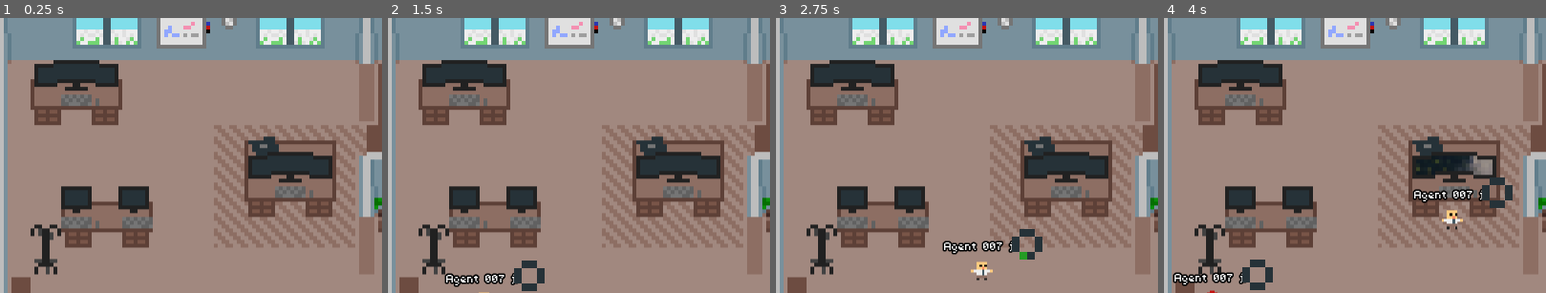
Above: before the commit, frames 1-4 (left to right).
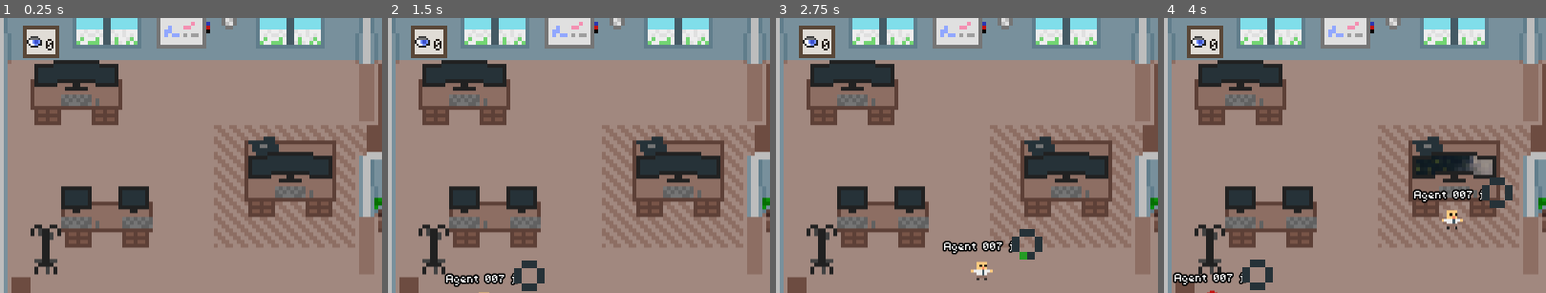
Above: after the commit, the same moments.

Repository: einord/agent-office
Game: Godot game, scene res://scenes/main.tscn
The game is run twice, just before and just after one commit, with the same random seed, the same clock (stepped at 60 frames per second) and the same inputs.
Inputs (mouse positions are % of the whole screen's width and height, from its top left):
- Up to frame 1 (0.25 s): no input
- Up to frame 2 (1.5 s): tap Enter at 0.5 s; move the mouse to (93, 7) at 0.52 s; hold W 0.53-1.28 s; tap J at 0.6 s; click (93, 7) at 0.67 s; move the mouse to (30, 55) at 1.27 s; tap 1 at 1.35 s; click (30, 55) at 1.42 s
- Up to frame 3 (2.75 s): move the mouse to (60, 28) at 2.02 s; hold W from 2.03 s (still down); tap 2 at 2.1 s; click (60, 28) at 2.17 s
- Up to frame 4 (4 s): move the mouse to (45, 70) at 2.77 s; tap Q at 2.85 s; click (45, 70) at 2.92 s; move the mouse to (80, 65) at 3.52 s; release W at 3.53 s; tap J at 3.6 s; click (80, 65) at 3.67 s
The pictures show only the part of the screen within x 0-50%, y 3-53%; the shares and areas given below are measured in that part.

The runs differ from the first frame. In frame 1, 1.1% of the frame differs, in the area x 6-16%, y 2-15%; in frame 2, 1.1%; in frame 3, 1.1%; in frame 4, 1.1%.

Commit message:
feat: add viewer count functionality and UI overlay

Diff:
--- a/gui/agent-office/scenes/game.gd
+++ b/gui/agent-office/scenes/game.gd
@@ -12,6 +12,8 @@
 
 ## Reference to the user stats overlay (set via set_user_stats_overlay)
 var _user_stats_overlay: Node = null
+## Reference to the viewer count overlay (set via set_viewer_count_overlay)
+var _viewer_count_overlay: Node = null
 
 # WebSocket client for backend communication
 var _socket: WebSocketPeer = WebSocketPeer.new()
@@ -254,10 +256,19 @@
 func _handle_user_stats(payload: Dictionary) -> void:
 	if _user_stats_overlay != null and is_instance_valid(_user_stats_overlay):
 		_user_stats_overlay.update_stats(payload)
+	# Update viewer count from totals
+	var totals = payload.get("totals", {})
+	var viewer_count = totals.get("viewerCount", 0)
+	if _viewer_count_overlay != null and is_instance_valid(_viewer_count_overlay):
+		_viewer_count_overlay.update_viewer_count(viewer_count)
 
 ## Sets the reference to the user stats overlay node.
 func set_user_stats_overlay(overlay: Node) -> void:
 	_user_stats_overlay = overlay
+
+## Sets the reference to the viewer count overlay node.
+func set_viewer_count_overlay(overlay: Node) -> void:
+	_viewer_count_overlay = overlay
 
 ## Sends an acknowledgment message to the backend.
 func _send_ack(command: String, agent_id: String, success: bool) -> void:
--- a/gui/agent-office/scenes/main.gd
+++ b/gui/agent-office/scenes/main.gd
@@ -4,9 +4,10 @@
 
 @onready var _game: Node2D = $AspectRatioContainer/SubViewportContainer/SubViewport/Game
 @onready var _user_stats_overlay: PanelContainer = $UILayer/UserStatsOverlay
+@onready var _viewer_count: PanelContainer = $UILayer/ViewerCount
 
 func _ready() -> void:
-	# Connect the user stats overlay to the game
+	# Connect overlays to the game
 	if _game != null and _user_stats_overlay != null:
 		_game.set_user_stats_overlay(_user_stats_overlay)
 	else:
@@ -14,3 +15,6 @@
 			push_error("Main: Could not find Game node")
 		if _user_stats_overlay == null:
 			push_error("Main: Could not find UserStatsOverlay node")
+
+	if _game != null and _viewer_count != null:
+		_game.set_viewer_count_overlay(_viewer_count)
--- a/gui/agent-office/scenes/main.tscn
+++ b/gui/agent-office/scenes/main.tscn
@@ -3,6 +3,7 @@
 [ext_resource type="PackedScene" uid="uid://b88kgwuugd6if" path="res://scenes/game.tscn" id="1_game"]
 [ext_resource type="PackedScene" uid="uid://cuser_stats_overlay" path="res://scenes/user_stats_overlay.tscn" id="2_overlay"]
 [ext_resource type="Script" path="res://scenes/main.gd" id="3_main"]
+[ext_resource type="PackedScene" uid="uid://dvc_scene_001" path="res://scenes/viewer_count.tscn" id="4_viewer"]
 
 [node name="Main" type="Control" unique_id=52458885]
 layout_mode = 3
@@ -46,5 +47,8 @@
 grow_vertical = 2
 mouse_filter = 2
 
+[node name="ViewerCount" parent="UILayer" instance=ExtResource("4_viewer")]
+layout_mode = 1
+
 [node name="UserStatsOverlay" parent="UILayer" instance=ExtResource("2_overlay")]
 layout_mode = 1
--- /dev/null
+++ b/gui/agent-office/scenes/viewer_count.gd
@@ -0,0 +1,51 @@
+extends PanelContainer
+
+## Displays the number of connected Godot viewers with an eye icon.
+
+@onready var _label: Label = $MarginContainer/HBox/Label
+@onready var _eye_icon: TextureRect = $MarginContainer/HBox/EyeIcon
+
+const BASE_WINDOW_WIDTH := 1200.0
+const TEXT_COLOR := Color(0.15, 0.12, 0.1, 1.0)
+
+var _font: Font
+var _viewer_count: int = 0
+
+func _ready() -> void:
+	_font = load("res://assets/fonts/Axolotl.ttf")
+	get_tree().root.size_changed.connect(_on_window_resized)
+	_on_window_resized()
+	_update_display()
+
+func _on_window_resized() -> void:
+	if _label == null or _font == null:
+		return
+	var scale_factor = get_viewport().get_visible_rect().size.x / BASE_WINDOW_WIDTH
+	var font_size = _get_font_size_for_scale(scale_factor)
+	var settings = LabelSettings.new()
+	settings.font = _font
+	settings.font_size = font_size
+	settings.font_color = TEXT_COLOR
+	_label.label_settings = settings
+	# Scale eye icon to match text height
+	if _eye_icon:
+		_eye_icon.custom_minimum_size = Vector2(font_size / 2.0, font_size / 2.0)
+
+func _get_font_size_for_scale(scale: float) -> int:
+	if scale < 0.6:
+		return 16
+	if scale < 1.3:
+		return 32
+	return 64
+
+## <summary>
+## Updates the viewer count from user_stats totals data.
+## </summary>
+func update_viewer_count(count: int) -> void:
+	_viewer_count = count
+	_update_display()
+
+func _update_display() -> void:
+	if _label == null:
+		return
+	_label.text = "%d" % _viewer_count
--- /dev/null
+++ b/gui/agent-office/scenes/viewer_count.tscn
@@ -0,0 +1,43 @@
+[gd_scene format=3 uid="uid://elk61qy1ix7k"]
+
+[ext_resource type="Script" path="res://scenes/viewer_count.gd" id="1_script"]
+[ext_resource type="Texture2D" uid="uid://5jfn6ev0k0ux" path="res://assets/sprites/eye.png" id="2_eye"]
+
+[sub_resource type="StyleBoxFlat" id="StyleBoxFlat_panel"]
+bg_color = Color(0.9, 0.88, 0.85, 0.95)
+border_width_left = 4
+border_width_top = 4
+border_width_right = 4
+border_width_bottom = 4
+border_color = Color(0.35, 0.28, 0.22, 1)
+
+[node name="ViewerCount" type="PanelContainer" unique_id=556269177]
+offset_left = 24.0
+offset_top = 24.0
+size_flags_vertical = 0
+mouse_filter = 2
+theme_override_styles/panel = SubResource("StyleBoxFlat_panel")
+script = ExtResource("1_script")
+
+[node name="MarginContainer" type="MarginContainer" parent="." unique_id=2062603617]
+layout_mode = 2
+mouse_filter = 2
+
+[node name="HBox" type="HBoxContainer" parent="MarginContainer" unique_id=368473233]
+layout_mode = 2
+mouse_filter = 2
+alignment = 1
+
+[node name="EyeIcon" type="TextureRect" parent="MarginContainer/HBox" unique_id=1816807584]
+texture_filter = 1
+custom_minimum_size = Vector2(16, 16)
+layout_mode = 2
+size_flags_horizontal = 3
+texture = ExtResource("2_eye")
+expand_mode = 1
+stretch_mode = 5
+
+[node name="Label" type="Label" parent="MarginContainer/HBox" unique_id=452594723]
+layout_mode = 2
+size_flags_vertical = 1
+text = "0"
Binary file added: gui/agent-office/assets/sprites/eye.aseprite
Binary file added: gui/agent-office/assets/sprites/eye.png
Not shown, added: gui/agent-office/assets/sprites/eye.png.import
Not shown, added: gui/agent-office/scenes/viewer_count.gd.uid
Not shown, changed: backend/src/types.ts
Not shown, changed: backend/src/websocket/server.ts
